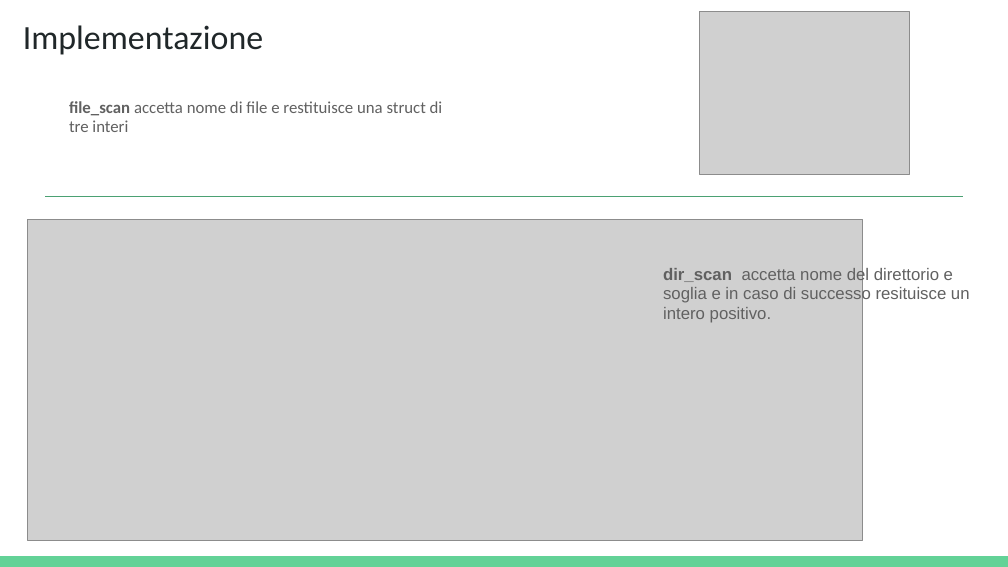
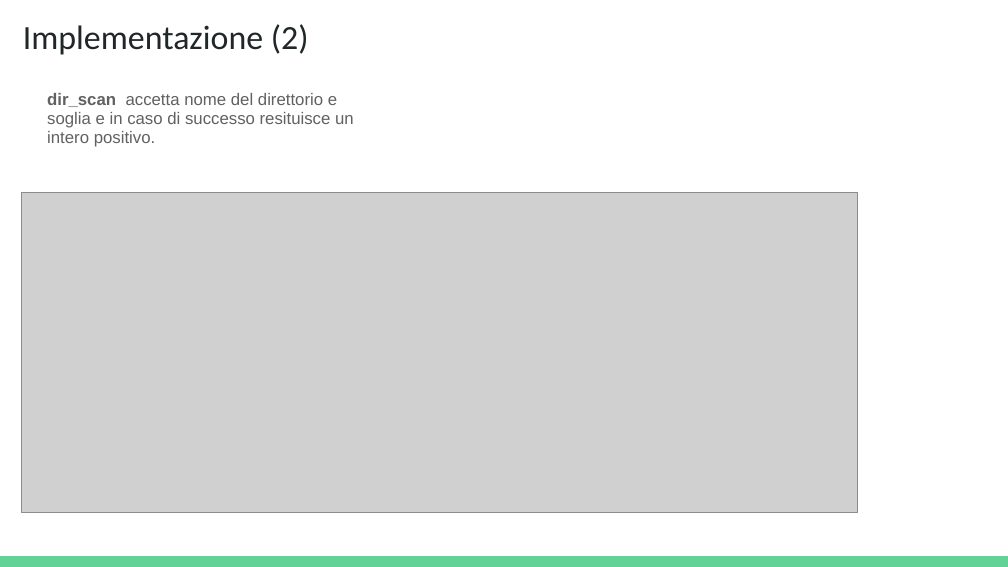
Before and after one commit to carnivuth/lab-reti-di-calcolatori, a slide deck: slide 6 of esercitazione7/Esercitazione8.pptx (slide 4 before the commit). Drawn at 1008x567 pixels with LibreOffice and Linux fonts; fonts in the diff are those of the drawing; grey boxes stand for pictures. Boxes give left, top, right and bottom in pixels: in the first picture for what was removed or moved away, otherwise in the second. Text is boxed around its words. In the diff, an @@ line names an element or a change of style, - is before the commit and + after.

```diff
--- a/esercitazione7/Esercitazione8.pptx
+++ b/esercitazione7/Esercitazione8.pptx
@@ title at [23,24,309,55]: text changed @@
-Implementazione
+Implementazione (2)
@@ picture removed at [700,11,910,174] @@
@@ text "dir_scan accetta nome del direttorio ...": place and size @@
-text "dir_scan accetta nome del direttorio ..." at [663,266,970,323]
+text "dir_scan accetta nome del direttorio ..." at [47,93,354,147]
@@ text "dir_scan accetta nome del direttorio ..." at [47,93,354,147]: more space between paragraphs @@
@@ text removed at [69,101,443,132] @@
-file_scan accetta nome di file e restituisce una struct di tre interi
@@ picture: place and size @@
-picture at [27,220,863,540]
+picture at [22,193,858,513]
@@ line removed from (45, 197) to (963, 197) @@
```
Also in this commit, not shown: 1 other slide changed, 1 slide added, 4 other files.
